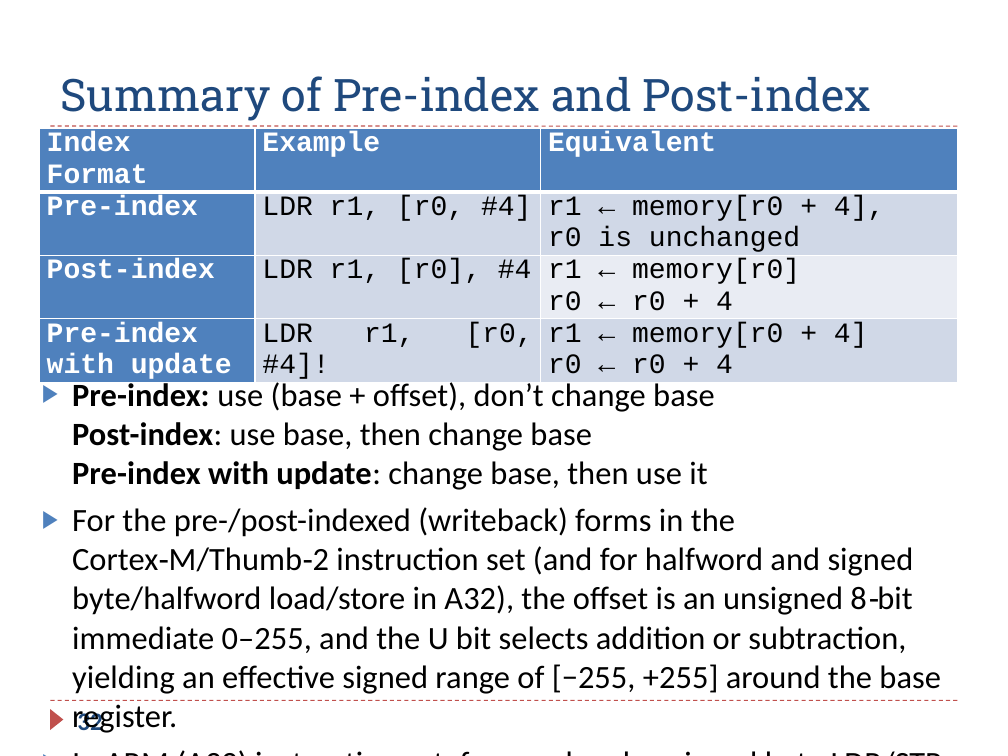
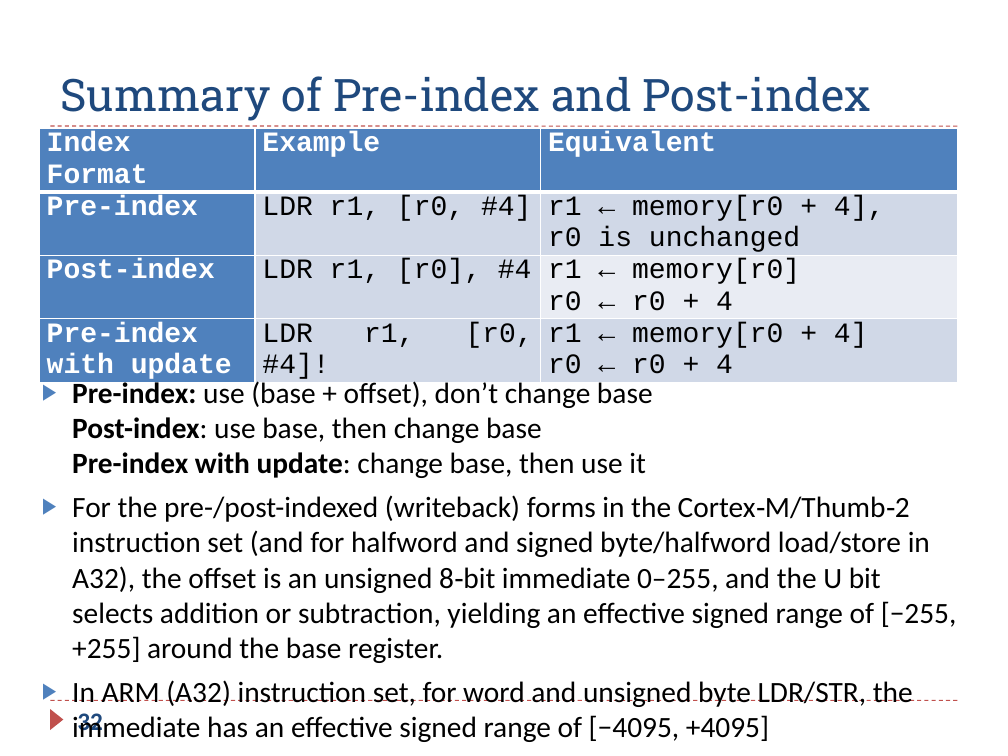
Before and after one commit to guhofstra/CSC111Fa26, a slide deck: slide 32 of PPTs/Ch5_ARM_Load_Store.pptx. Drawn at 1008x756 pixels with LibreOffice and Linux fonts; fonts in the diff are those of the drawing. Boxes give left, top, right and bottom in pixels: in the first picture for what was removed or moved away, otherwise in the second. Text is boxed around its words. In the diff, an @@ line names an element or a change of style, - is before the commit and + after.

```diff
--- a/PPTs/Ch5_ARM_Load_Store.pptx
+++ b/PPTs/Ch5_ARM_Load_Store.pptx
@@ text "Pre-index: use (base + offset), ..." at (72,378,957,707): size 23.2 to 21 pt @@
```
Also in this commit, not shown: 8 other slides changed, 4 other files.
